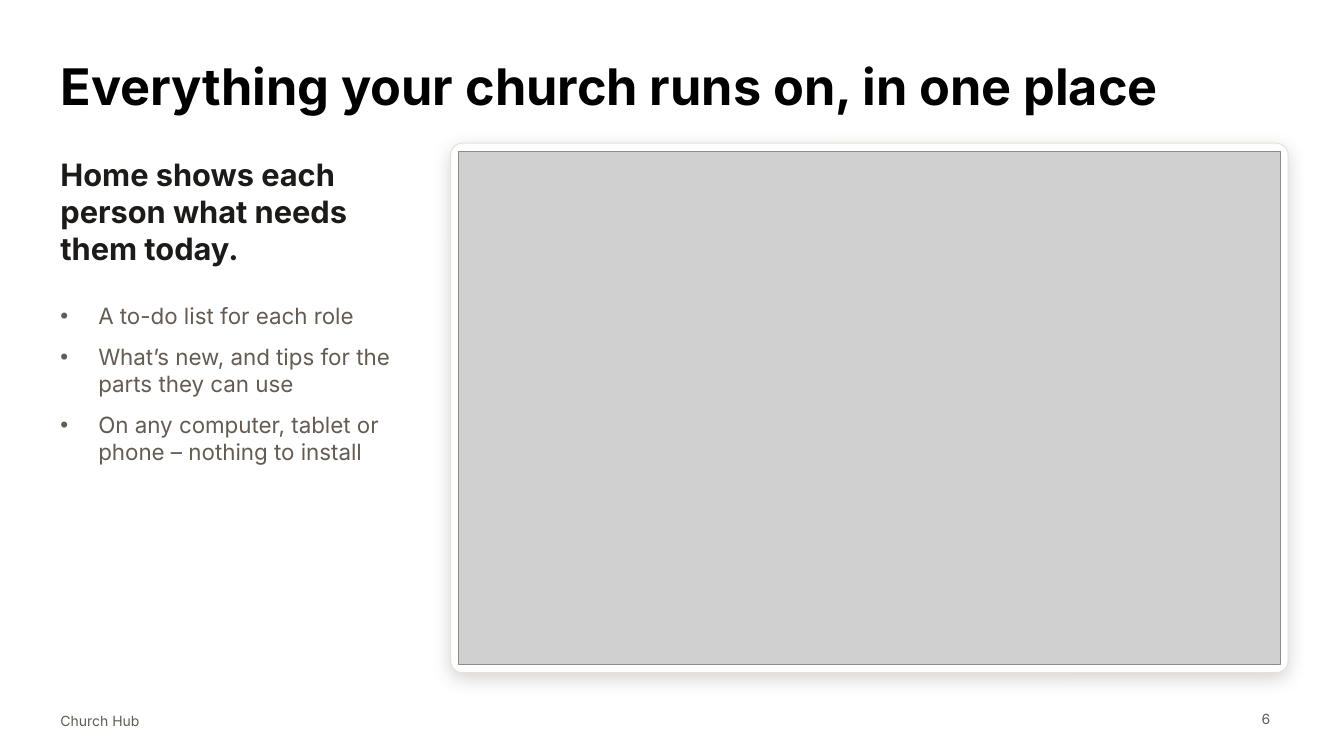
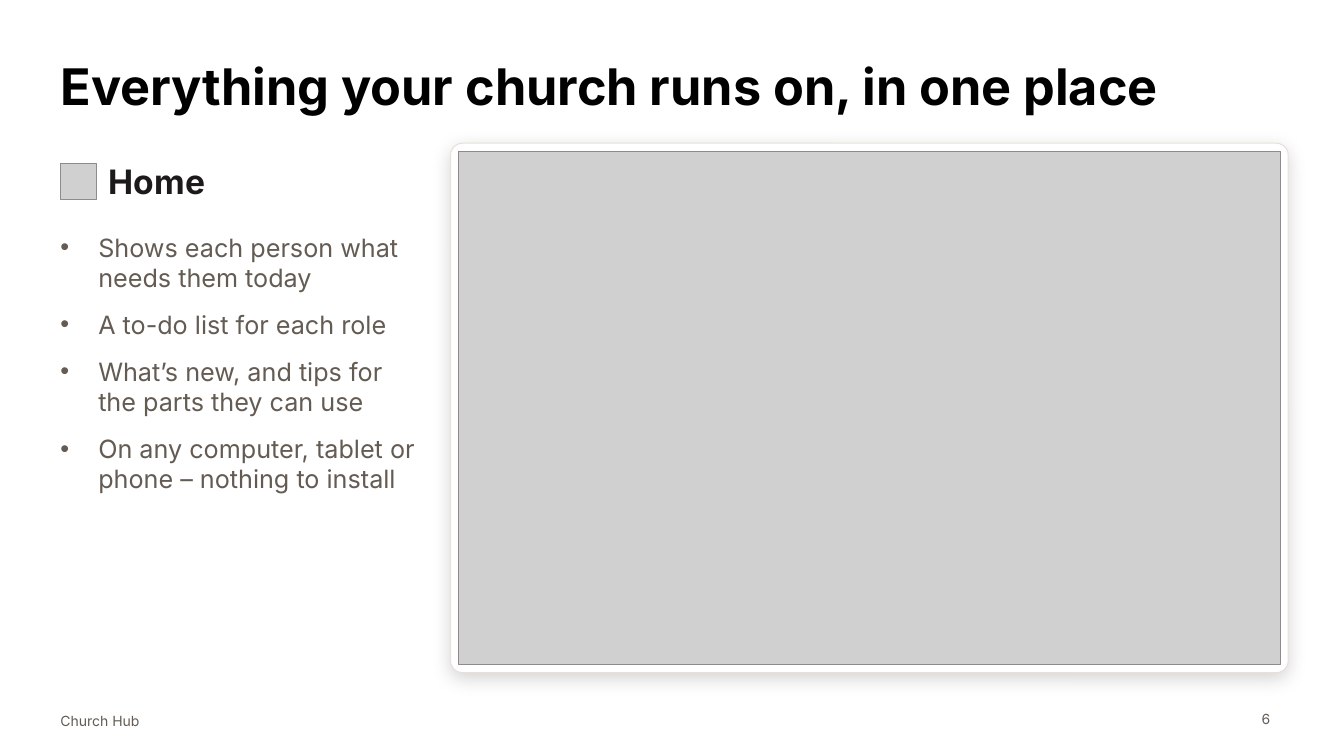
Before and after one commit to pian1966/church-hub, a slide deck: slide 6 of docs/presentation/church-hub-presentation.pptx. Drawn at 1344x756 pixels with LibreOffice and Linux fonts; fonts in the diff are those of the drawing; grey boxes stand for pictures. Boxes give left, top, right and bottom in pixels: in the first picture for what was removed or moved away, otherwise in the second. Text is boxed around its words. In the diff, an @@ line names an element or a change of style, - is before the commit and + after.

```diff
--- a/docs/presentation/church-hub-presentation.pptx
+++ b/docs/presentation/church-hub-presentation.pptx
@@ text removed at (x1=60, y1=163, x2=347, y2=267) @@
-Home shows each person what needs them today.
@@ picture added at (x1=60, y1=163, x2=97, y2=200) @@
@@ text added at (x1=109, y1=169, x2=205, y2=195), 24 pt, text #1D1B19, bold @@
+Home
@@ text "Shows each person what needs ..." moved from (x1=98, y1=307, x2=390, y2=465) to (x1=98, y1=238, x2=415, y2=493) @@
@@ text at (x1=98, y1=238, x2=398, y2=292): paragraph added @@
+• Shows each person what needs them today
@@ text at (x1=98, y1=315, x2=415, y2=493): size 16 to 18 pt in "A to-do list for each role", "What’s new, and tips for the parts ...", "On any computer, tablet or phone – ..."; more space between paragraphs @@
```
Also in this commit, not shown: 4 other slides changed, 19 other files.
